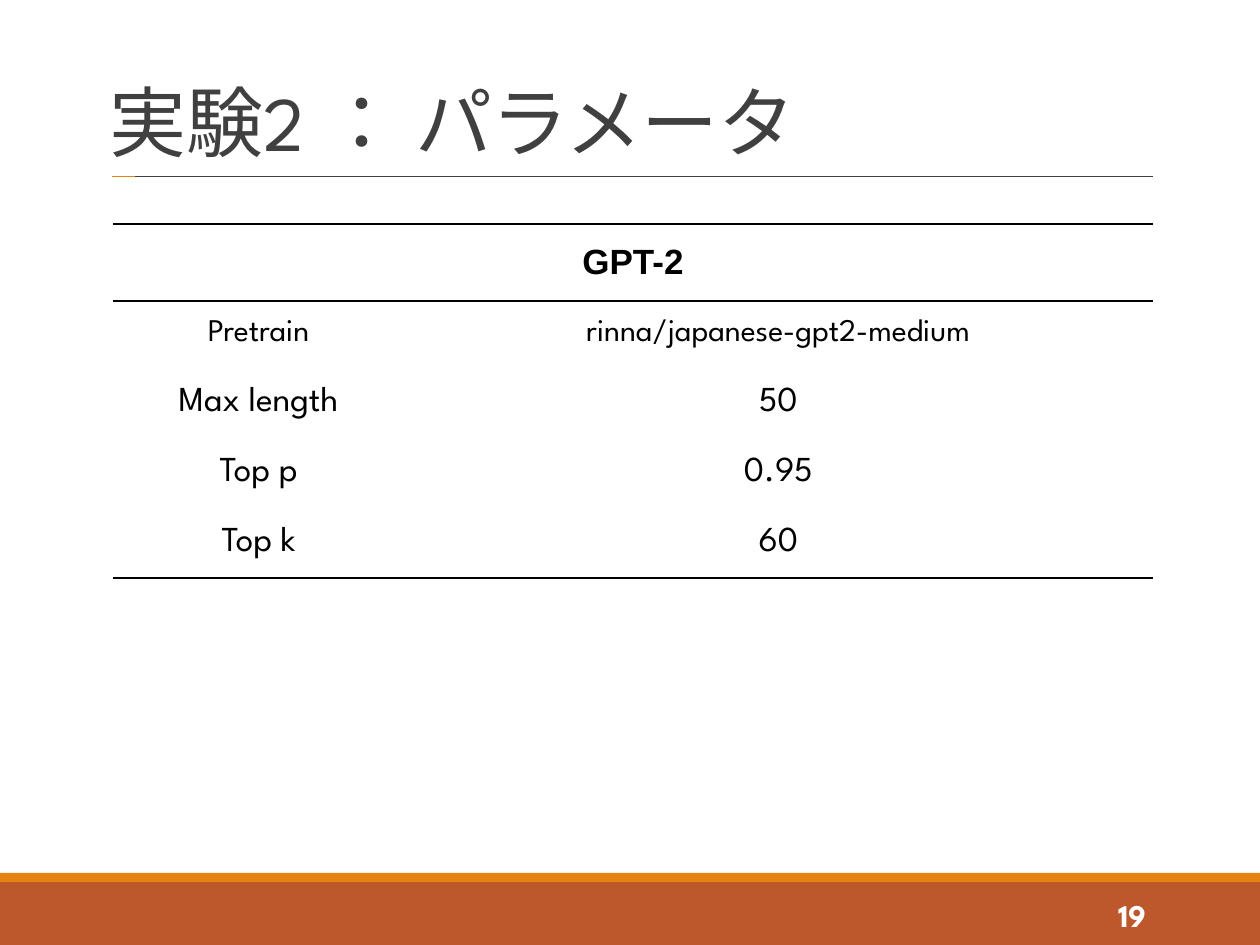
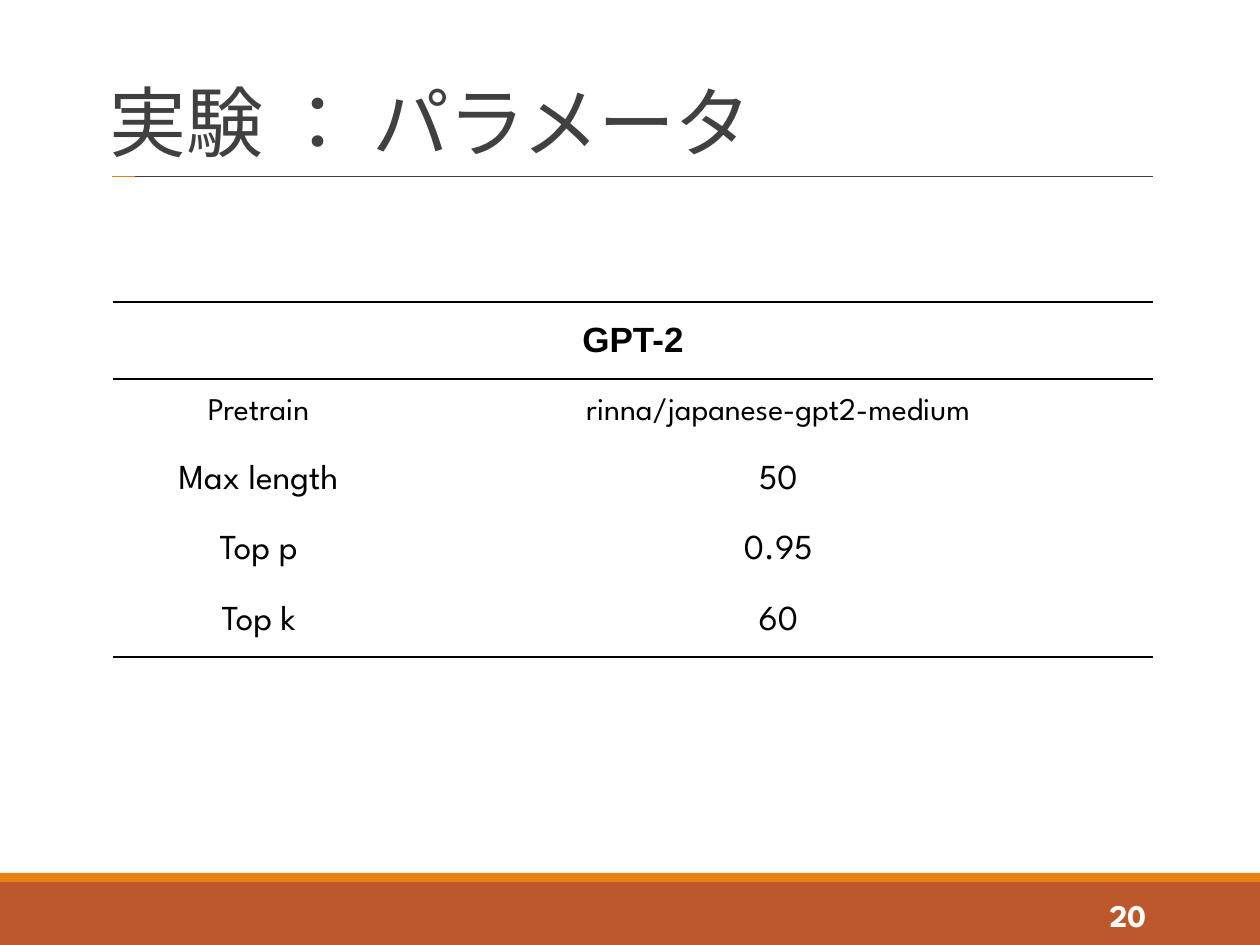
Before and after one commit to tatsuya-sugiyama/WeeklyReport, a slide deck: slide 20 of report/2021_t_1st/2021_1st_sugiyama.pptx (slide 19 before the commit). Drawn at 1260x945 pixels with LibreOffice and Linux fonts; fonts in the diff are those of the drawing. Boxes give left, top, right and bottom in pixels: in the first picture for what was removed or moved away, otherwise in the second. Text is boxed around its words. In the diff, an @@ line names an element or a change of style, - is before the commit and + after.

```diff
--- a/report/2021_t_1st/2021_1st_sugiyama.pptx
+++ b/report/2021_t_1st/2021_1st_sugiyama.pptx
@@ title at <box>110,86,751,157</box>: text changed @@
-実験2 ： パラメータ
+実験 ： パラメータ
@@ table: place and size @@
-table at <box>113,224,1153,619</box>
+table at <box>113,302,1153,697</box>
@@ page number at <box>1110,906,1147,928</box>: text changed @@
-19
+20
```
Also in this commit, not shown: 18 other slides changed, 5 slides added, 1 slide removed, 2 other files.
